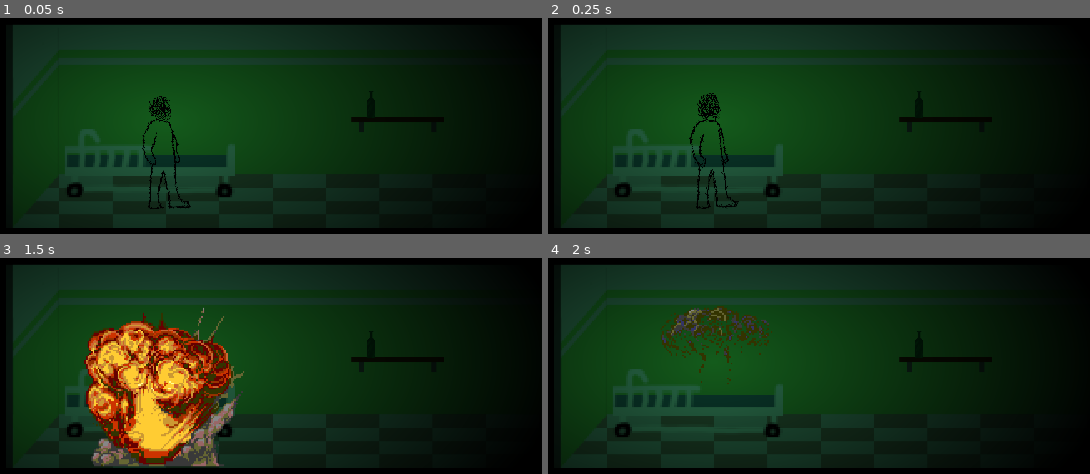
Above: before the commit, frames 1-4 (two rows, left to right).
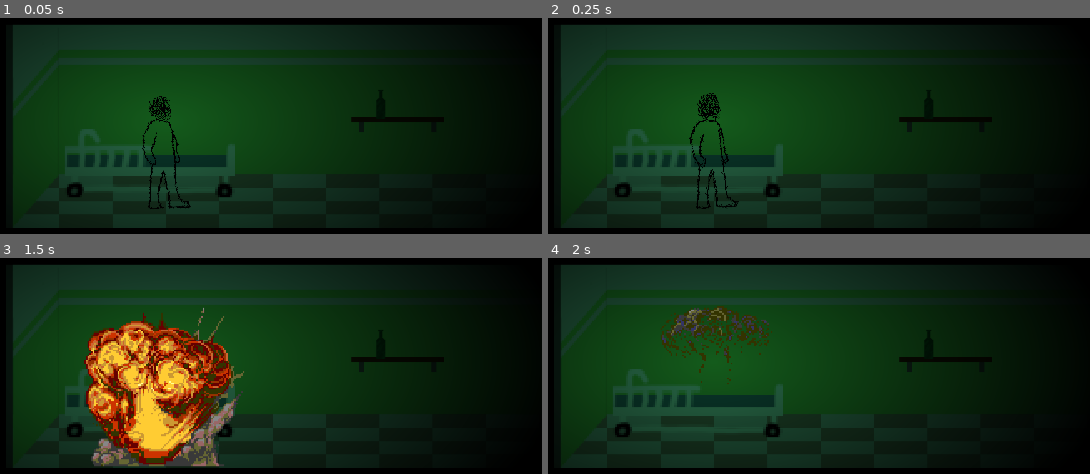
Above: after the commit, the same moments.

Repository: ImMihai689/haven-bounceback
Game: Godot game, scene res://camera1.tscn
Same seed, same stepped clock (60 frames per second), same inputs: the game is played once before the commit and once after it.
Inputs:
- Up to frame 1 (0.05 s): no input
- Up to frame 2 (0.25 s): no input
- Up to frame 3 (1.5 s): tap Enter (ui_accept) at 0.5, 0.77 s; hold Right (ui_right) 0.53-1.28 s; hold E (interact) 0.53-1.28 s; hold Left (ui_left) from 1.28 s (still down); tap E (interact) at 1.35 s
- Up to frame 4 (2 s): keep holding Left (ui_left); tap Enter (ui_accept) at 1.52 s

The runs differ from the first frame. In frame 1, 0.2% of the frame differs, in the area x 67-72%, y 33-46%; in frame 2, 0.2%; in frame 3, 0.2%; in frame 4, 0.2%.

Commit message:
final

Diff:
--- a/camera1.tscn
+++ b/camera1.tscn
@@ -36,14 +36,26 @@
 [ext_resource type="Texture2D" uid="uid://dbojlko64pctr" path="res://images/med maro.png" id="30_bnc2v"]
 [ext_resource type="Texture2D" uid="uid://ci643m17e0jhv" path="res://images/final exit.png" id="30_xcm6w"]
 [ext_resource type="Script" uid="uid://by73i0jumbf2s" path="res://Scripts/final_wall.gd" id="36_by6go"]
+[ext_resource type="Texture2D" uid="uid://bt0e1agpw5vq5" path="res://characters/afra spital.png" id="37_iti0l"]
+
+[sub_resource type="SpriteFrames" id="SpriteFrames_w4gxm"]
+animations = [{
+"frames": [{
+"duration": 1.0,
+"texture": ExtResource("8_2gxl6")
+}],
+"loop": 1,
+"name": &"default",
+"speed": 5.0
+}]
+
+[sub_resource type="CircleShape2D" id="CircleShape2D_21osl"]
 
 [sub_resource type="CircleShape2D" id="CircleShape2D_w4gxm"]
 radius = 13.509256
 
 [sub_resource type="RectangleShape2D" id="RectangleShape2D_5c1v7"]
 size = Vector2(44.5, 79.75)
-
-[sub_resource type="CircleShape2D" id="CircleShape2D_21osl"]
 
 [sub_resource type="CircleShape2D" id="CircleShape2D_3vnfy"]
 radius = 10.761621
@@ -130,14 +142,24 @@
 scale = Vector2(1.4958806, 1.4958806)
 texture = ExtResource("7_0xc8c")
 
-[node name="SticlaAratoasa" type="Sprite2D" parent="Camera1" unique_id=1273483]
-position = Vector2(-101.00001, -10)
-scale = Vector2(0.5258075, 0.5258075)
-texture = ExtResource("8_2gxl6")
-
 [node name="Presedinte" type="Sprite2D" parent="Camera1" unique_id=1697100381]
 position = Vector2(33, -20.25)
 texture = ExtResource("9_5jcg5")
+
+[node name="AnimatedSprite2D2" type="AnimatedSprite2D" parent="Camera1" unique_id=1151910882]
+position = Vector2(-95, -10)
+scale = Vector2(0.585, 0.585)
+sprite_frames = SubResource("SpriteFrames_w4gxm")
+autoplay = "default"
+script = ExtResource("20_1ci4i")
+
+[node name="Area2D" type="Area2D" parent="Camera1/AnimatedSprite2D2" unique_id=175038376]
+
+[node name="CollisionShape2D" type="CollisionShape2D" parent="Camera1/AnimatedSprite2D2/Area2D" unique_id=1801894384]
+shape = SubResource("CircleShape2D_21osl")
+
+[node name="AudioStreamPlayer2D" type="AudioStreamPlayer2D" parent="Camera1/AnimatedSprite2D2" unique_id=207208042]
+stream = ExtResource("20_g7ry8")
 
 [node name="Camera2" type="Node2D" parent="." unique_id=1586442370]
 visible = false
@@ -870,6 +892,18 @@
 position = Vector2(0, -10.5)
 shape = SubResource("RectangleShape2D_b7ojn")
 
+[node name="AfraSpital" type="Sprite2D" parent="." unique_id=1863959491]
+position = Vector2(1622.25, 736)
+texture = ExtResource("37_iti0l")
+
+[node name="Label" type="Label" parent="." unique_id=1203778145]
+offset_left = 1665.75
+offset_top = 627.0
+offset_right = 1788.75
+offset_bottom = 682.0
+theme_override_font_sizes/font_size = 40
+text = "Sfârșit"
+
 [connection signal="door_entered" from="Camera2/Doordown" to="camera4" method="force_showhide" binds= [false]]
 [connection signal="door_entered" from="Camera2/Doordown" to="camera5" method="force_showhide" binds= [true]]
 [connection signal="door_entered" from="Camera3/Doordown2" to="camera4" method="force_showhide" binds= [false]]
Binary file added: characters/afra spital.png
Not shown, added: characters/afra spital.png.import
Not shown, changed: export_presets.cfg
Binary file added: images/protest cg.jpg
Not shown, added: images/protest cg.jpg.import
Binary file added: images/protest cg.png
Not shown, added: images/protest cg.png.import
Not shown, added: other/turudoianapoi.wav.import
Not shown, added: other/turudoianapoi.wav
